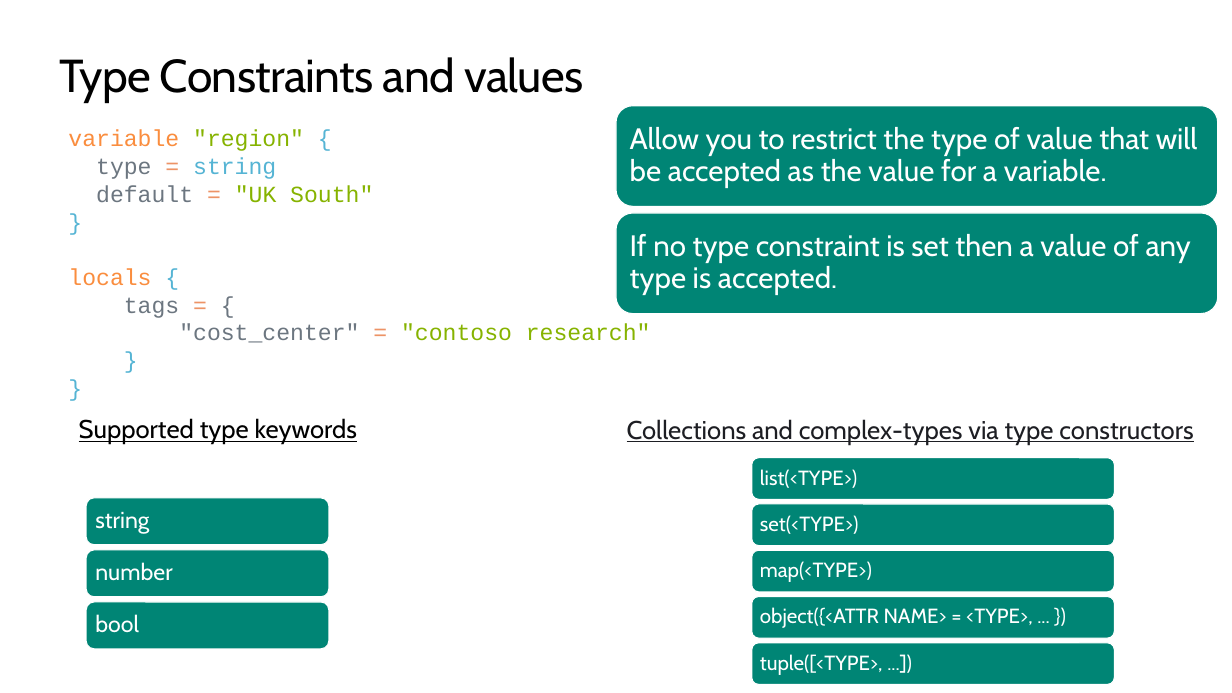
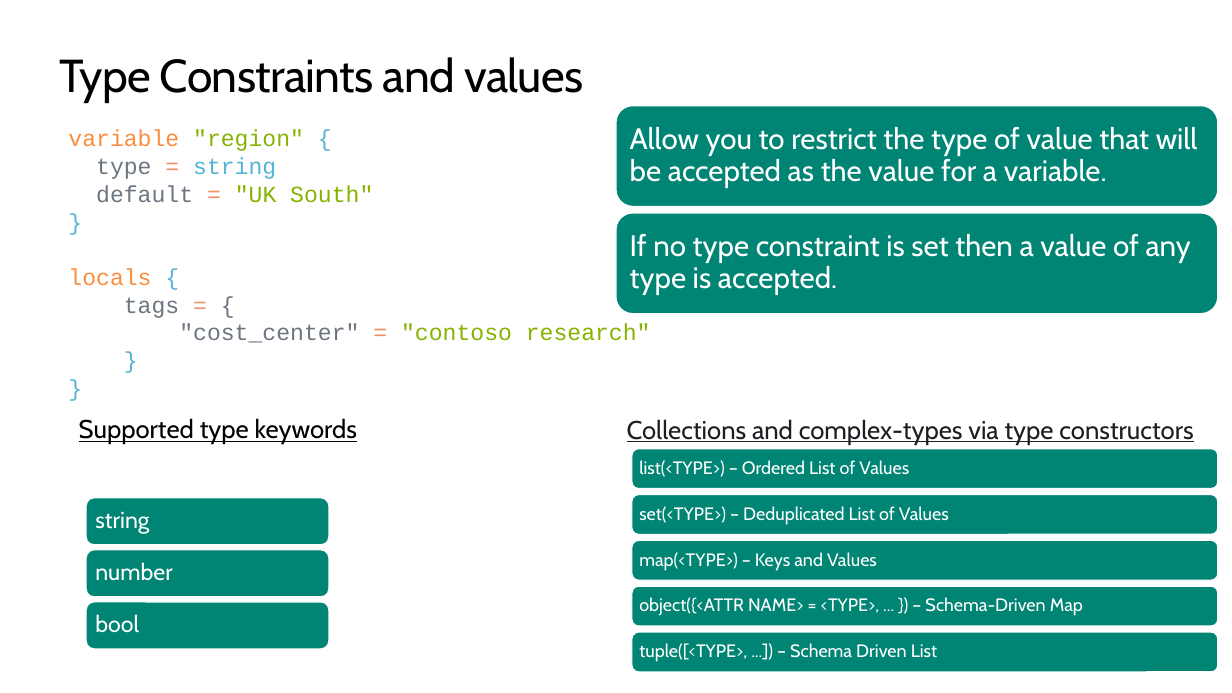
Before and after one commit to TIS-Cloud-Team/TF_Community_workshop, a slide deck: slide 7 of PPTs/03_expressions_and_functions.pptx. Drawn at 1232x693 pixels with LibreOffice and Linux fonts; fonts in the diff are those of the drawing; background and template pictures are left out. Boxes give left, top, right and bottom in pixels: in the first picture for what was removed or moved away, otherwise in the second. Text is boxed around its words. In the diff, an @@ line names an element or a change of style, - is before the commit and + after.

```diff
--- a/PPTs/03_expressions_and_functions.pptx
+++ b/PPTs/03_expressions_and_functions.pptx
@@ rounded rectangle resized from (x1=752, y1=457, x2=1115, y2=499) to (x1=632, y1=449, x2=1218, y2=489) @@
@@ text at (x1=639, y1=460, x2=909, y2=477): text changed; size 16 to 14 pt @@
-list(<TYPE>)
+list(<TYPE>) – Ordered List of Values
@@ rounded rectangle resized from (x1=752, y1=504, x2=1115, y2=545) to (x1=632, y1=494, x2=1218, y2=534) @@
@@ text at (x1=639, y1=506, x2=949, y2=525): text changed; size 16 to 14 pt @@
-set(<TYPE>)
+set(<TYPE>) – Deduplicated List of Values
@@ rounded rectangle resized from (x1=752, y1=551, x2=1115, y2=592) to (x1=632, y1=541, x2=1218, y2=580) @@
@@ text at (x1=639, y1=552, x2=877, y2=571): text changed; size 16 to 14 pt @@
-map(<TYPE>)
+map(<TYPE>) – Keys and Values
@@ rounded rectangle resized from (x1=752, y1=597, x2=1115, y2=639) to (x1=632, y1=587, x2=1218, y2=627) @@
@@ text at (x1=639, y1=597, x2=1083, y2=616): text changed; size 16 to 14 pt @@
-object({<ATTR NAME> = <TYPE>, ... })
+object({<ATTR NAME> = <TYPE>, ... }) – Schema-Driven Map
@@ rounded rectangle resized from (x1=752, y1=643, x2=1115, y2=685) to (x1=632, y1=632, x2=1218, y2=672) @@
@@ text at (x1=639, y1=643, x2=937, y2=662): text changed; size 16 to 14 pt @@
-tuple([<TYPE>, ...])
+tuple([<TYPE>, ...]) – Schema Driven List
```
Also in this commit, not shown: 1 other slide changed, 5 other files.
